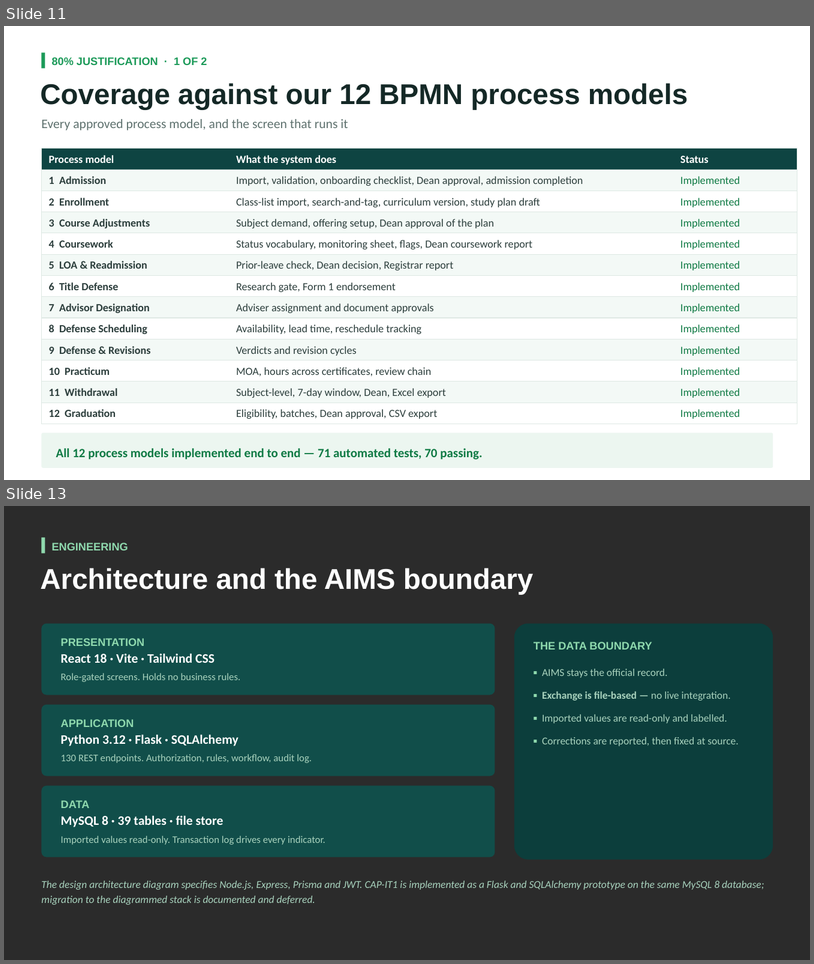
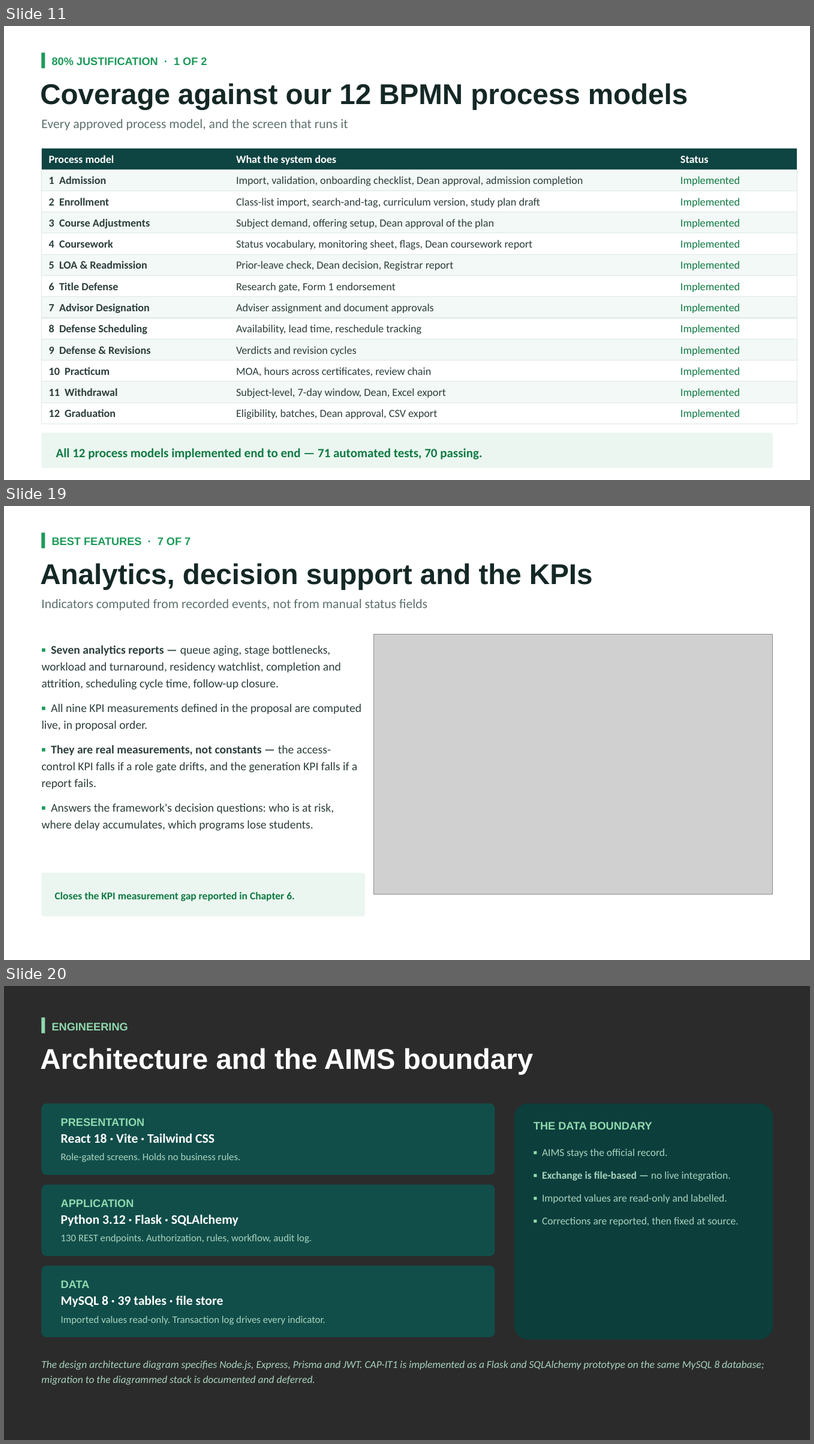
Before and after one commit to miguisanson/CAPSTONE-USLS-MVP, a slide deck: Documents/CAPSTONE_ONLY/CAP-IT1 Defense Deck.pptx. Shown one above the other, each under a label of ours: slides 11 and 13 before the commit, slides 11, 19 and 20 after it; the slides between them are not shown. The pictures are 814x964 and 814x1444 pixels, drawn with LibreOffice and Linux fonts; fonts in the diff are those of the drawing; grey boxes stand for pictures; background and template pictures are left out; a plain dark background stands for a picture behind light text. Boxes give left, top, right and bottom in pixels: in the first picture for what was removed or moved away, otherwise in the second. Text is boxed around its words. In the diff, an @@ line names an element or a change of style, - is before the commit and + after.

```diff
--- a/Documents/CAPSTONE_ONLY/CAP-IT1 Defense Deck.pptx
+++ b/Documents/CAPSTONE_ONLY/CAP-IT1 Defense Deck.pptx
@@ slide 19 added at (4,506,810,960), background picture (left out) @@
@@ rectangle added at (42,532,45,549), fill #1C9A59 @@
@@ text added at (52,537,191,545), 13 pt, text #1C9A59, bold @@
+BEST FEATURES · 7 OF 7
@@ text added at (40,563,593,589), 34 pt, text #142826, bold @@
+Analytics, decision support and the KPIs
@@ text added at (41,599,428,610), 15.5 pt, text #5E716E @@
+Indicators computed from recorded events, not from manual status fields
@@ text added at (42,645,362,831), 14 pt, text #2C3E3C @@
+▪ Seven analytics reports — queue aging, stage bottlenecks, workload and turnaround, residency watchlist, completion and attrition, scheduling cycle time, follow-up closure.
+▪ All nine KPI measurements defined in the proposal are computed live, in proposal order.
+▪ They are real measurements, not constants — the access-control KPI falls if a role gate drifts, and the generation KPI falls if a report fails.
+▪ Answers the framework's decision questions: who is at risk, where delay accumulates, which programs lose students.
@@ picture added at (374,634,773,894) @@
@@ rounded rectangle added at (42,873,365,916), fill #ECF6F0 @@
@@ text added at (55,891,295,901), 12.5 pt, text #0F7A44, bold @@
+Closes the KPI measurement gap reported in Chapter 6.
@@ what was slide 13 is now slide 20 @@
```
Also in this commit, not shown: 1 slide changed, 6 other slides added, 1 other file.
